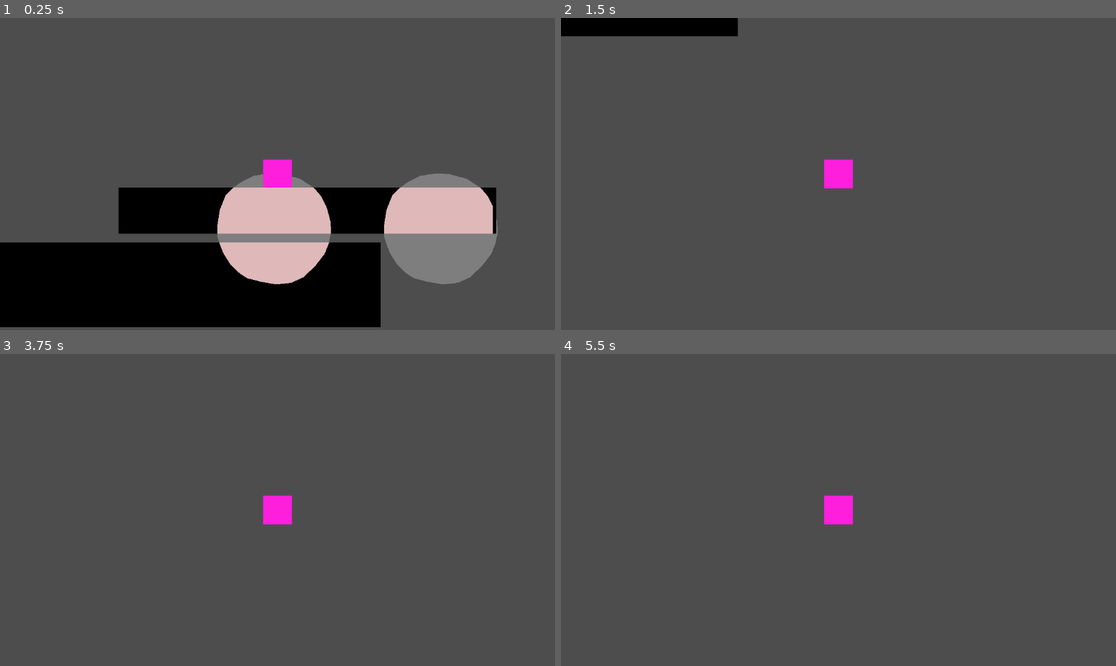
Above: before the commit, frames 1-4 (two rows, left to right).
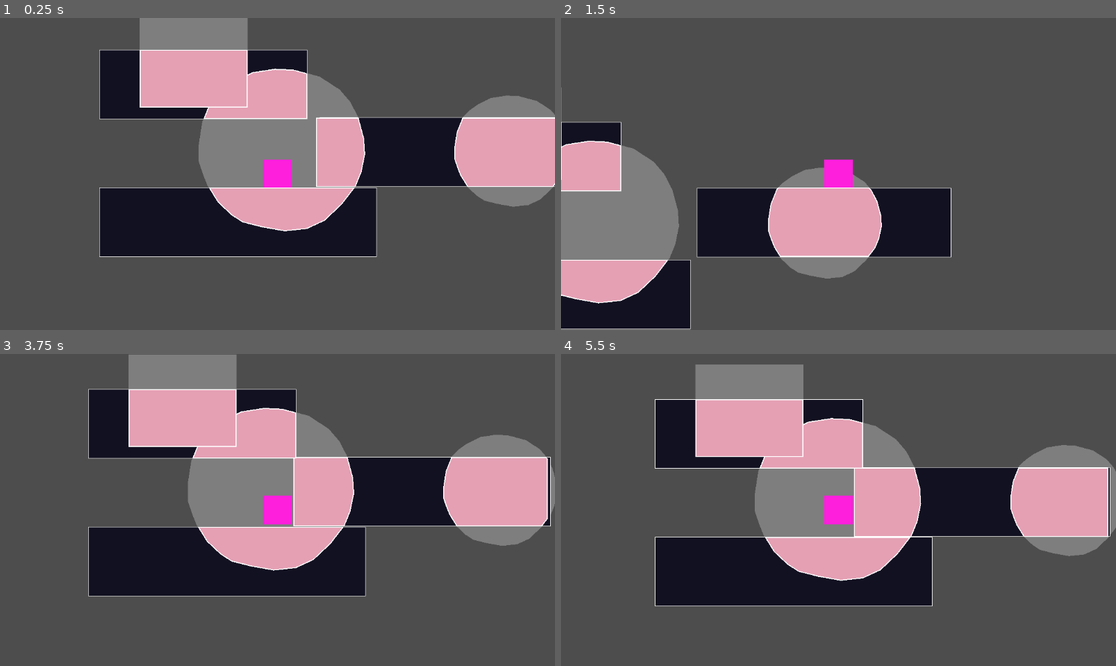
Above: after the commit, the same moments.

Repository: WeDoThingsHere/Godot-Jam-June-2025
Game: Godot game, scene res://scenes/platform_test.tscn
The game is run twice, just before and just after one commit, with the same random seed, the same clock (stepped at 60 frames per second) and the same inputs.
Inputs:
- Up to frame 1 (0.25 s): no input
- Up to frame 2 (1.5 s): tap Enter (ui_accept) at 0.5 s; hold D (move_right) from 0.53 s (still down); tap Space (jump) at 0.77 s
- Up to frame 3 (3.75 s): tap Space (jump) at 1.52, 3.02 s; release D (move_right) at 2.03 s; hold A (move_left) 2.03-2.78 s; hold D (move_right) from 2.78 s (still down); tap Enter (ui_accept) at 3.5 s
- Up to frame 4 (5.5 s): tap Space (jump) at 3.77, 4.52 s; release D (move_right) at 4.28 s; hold A (move_left) 4.28-5.03 s; tap Enter (ui_accept) at 5 s; hold D (move_right) from 5.03 s (still down)

The runs differ from the first frame. In frame 1, 57% of the frame differs, in the area x 0-100%, y 0-100%; in frame 2, 26%; in frame 3, 38%; in frame 4, 38%.

Commit message:
Added platform outlines and changed player movement numbers

Diff:
--- a/scenes/Player.tscn
+++ b/scenes/Player.tscn
@@ -10,6 +10,9 @@
 [node name="Player" type="CharacterBody2D"]
 scale = Vector2(2, 2)
 script = ExtResource("1_p0vlq")
+SPEED = 270.0
+JUMP_VELOCITY = -510.0
+GRAV_MULT = 1.45
 
 [node name="Sprite2D" type="Sprite2D" parent="."]
 modulate = Color(0.99435, 0.123384, 0.867163, 1)
--- /dev/null
+++ b/scenes/constant_platform.tscn
@@ -0,0 +1,3 @@
+[gd_scene format=3 uid="uid://cpfjtop5mqer0"]
+
+[node name="constant_platform" type="Node2D"]
--- /dev/null
+++ b/scenes/killzone.tscn
@@ -0,0 +1,11 @@
+[gd_scene load_steps=2 format=3 uid="uid://bytetusxvp5dp"]
+
+[ext_resource type="Script" uid="uid://ckj2memut2m5o" path="res://scripts/killzone.gd" id="1_xlapc"]
+
+[node name="Killzone" type="Area2D"]
+script = ExtResource("1_xlapc")
+
+[node name="Timer" type="Timer" parent="."]
+
+[connection signal="body_entered" from="." to="." method="_on_body_entered"]
+[connection signal="timeout" from="Timer" to="." method="_on_timer_timeout"]
--- a/scenes/platform_box.tscn
+++ b/scenes/platform_box.tscn
@@ -7,7 +7,9 @@
 
 [node name="PlatformArea" type="Area2D" parent="." groups=["platforms"]]
 
-[node name="Polygon2D" type="Polygon2D" parent="PlatformArea"]
-modulate = Color(0.374075, 0.435069, 0.983466, 1)
+[node name="Bounds" type="Polygon2D" parent="PlatformArea"]
 
 [node name="CollisionPolygon2D" type="CollisionPolygon2D" parent="PlatformArea"]
+
+[node name="Fill" type="Polygon2D" parent="PlatformArea"]
+modulate = Color(0.0717487, 0.0689955, 0.127999, 1)
--- a/scenes/platform_test.tscn
+++ b/scenes/platform_test.tscn
@@ -1,8 +1,9 @@
-[gd_scene load_steps=7 format=3 uid="uid://bm4ks8s3k6q5a"]
+[gd_scene load_steps=9 format=3 uid="uid://bm4ks8s3k6q5a"]
 
 [ext_resource type="PackedScene" uid="uid://xalf27q53dx2" path="res://scenes/platform_box.tscn" id="1_clysx"]
 [ext_resource type="PackedScene" uid="uid://cf358hob3lvvq" path="res://scenes/light.tscn" id="2_tthgi"]
 [ext_resource type="PackedScene" uid="uid://nhxnwxvg7tii" path="res://scenes/Player.tscn" id="3_6jvd8"]
+[ext_resource type="PackedScene" uid="uid://bytetusxvp5dp" path="res://scenes/killzone.tscn" id="4_fsjfv"]
 
 [sub_resource type="Animation" id="Animation_fsjfv"]
 length = 0.001
@@ -42,14 +43,16 @@
 &"platform_move": SubResource("Animation_6jvd8")
 }
 
+[sub_resource type="WorldBoundaryShape2D" id="WorldBoundaryShape2D_urr3w"]
+
 [node name="Platform Test" type="Node2D"]
 
-[node name="Light" parent="." instance=ExtResource("2_tthgi")]
-position = Vector2(198, -73)
+[node name="Light1" parent="." instance=ExtResource("2_tthgi")]
+position = Vector2(132, -74)
 
-[node name="Polygon2D" parent="Light/LitArea" index="1"]
+[node name="Polygon2D" parent="Light1/LitArea" index="1"]
 modulate = Color(1, 1, 1, 0.27451)
-polygon = PackedVector2Array(-114.916, -18.5103, -108.707, -34.0333, -101.768, -40.8946, -93.0751, -47.1038, -79.4148, -53.9339, -63.2708, -56.4176, -50.2315, -55.7967, -31.6039, -50.8293, -17.3226, -41.5155, -9.87163, -32.8226, -4.05266, -21.6014, -0.101332, -6.92506, 0.610497, 4.33969, -1.90847, 16.8822, -6.11785, 27.1895, -16, 40, -28.1323, 51.4618, -40.6454, 57.2432, -56.4507, 58.9366, -72.256, 56.1143, -86.2732, 52.5908, -94.1758, 47.5105, -103.772, 38.4789, -111.11, 26.625, -114.497, 18.1579, -117.4, 9.43119, -117.4, -2.36632)
+polygon = PackedVector2Array(-140.033, -27.8162, -130.946, -50.5354, -120.79, -60.5775, -108.067, -69.6652, -88.0742, -79.6616, -64.446, -83.2967, -45.3619, -82.388, -18.0988, -75.1178, 2.80305, -61.4862, 13.7082, -48.7634, 22.2247, -32.3402, 28.0078, -10.8602, 29.0497, 5.62675, 25.3629, 23.9838, 19.2022, 39.0694, 4.73879, 57.8186, -13.0179, 74.594, -31.3319, 83.0555, -54.4642, 85.534, -77.5966, 81.4033, -98.112, 76.2463, -109.678, 68.8109, -123.723, 55.5924, -134.463, 38.2432, -139.42, 25.8509, -143.669, 13.0786, -143.669, -4.18807)
 uv = PackedVector2Array(-128, -16, -120, -40, -112, -48, -104, -48, -88, -56, -64, -72, -56, -72, -40, -64, -32, -64, -24, -56, -16, -48, -16, -40, 0, -8, 0, 16, -8, 24, -16, 40, -24, 56, -40, 56, -48, 56, -64, 56, -72, 56, -88, 56, -104, 32, -112, 24, -120, 16, -120, 8, -120, 0)
 
 [node name="Light2" parent="." instance=ExtResource("2_tthgi")]
@@ -60,16 +63,33 @@
 polygon = PackedVector2Array(-114.916, -18.5103, -108.707, -34.0333, -101.768, -40.8946, -93.0751, -47.1038, -79.4148,  …(419 unchanged characters)…
 uv = PackedVector2Array(-128, -16, -120, -40, -112, -48, -104, -48, -88, -56, -64, -72, -56, -72, -40, -64, -32, -64, -24, -56, -16, -48, -16, -40, 0, -8, 0, 16, -8, 24, -16, 40, -24, 56, -40, 56, -48, 56, -64, 56, -72, 56, -88, 56, -104, 32, -112, 24, -120, 16, -120, 8, -120, 0)
 
+[node name="Light3" parent="." instance=ExtResource("2_tthgi")]
+position = Vector2(39, -173)
+
+[node name="Polygon2D" parent="Light3/LitArea" index="1"]
+modulate = Color(1, 1, 1, 0.27451)
+polygon = PackedVector2Array(-112, -40, -112, 56, 0, 56, 0, -40)
+uv = PackedVector2Array(-112, -40, -112, 56, 0, 56, 0, -40)
+
 [node name="PlatformBox" parent="." instance=ExtResource("1_clysx")]
-position = Vector2(-129, -91)
+position = Vector2(138, -51)
 
 [node name="PlatformArea" parent="PlatformBox" index="0"]
 position = Vector2(59, 57)
 
-[node name="Polygon2D" parent="PlatformBox/PlatformArea" index="0"]
-modulate = Color(0, 0, 0, 1)
-polygon = PackedVector2Array(-288, -24, 320, -24, 320, 64, -288, 64)
-uv = PackedVector2Array(-288, -24, 320, -24, 320, 64, -288, 64)
+[node name="Bounds" parent="PlatformBox/PlatformArea" index="0"]
+polygon = PackedVector2Array(-312, -40, -312, 32, -24, 32, -24, -40)
+uv = PackedVector2Array(-312, -40, -312, 32, 168, 32, 168, -40)
+
+[node name="PlatformBox3" parent="." instance=ExtResource("1_clysx")]
+position = Vector2(138, -194)
+
+[node name="PlatformArea" parent="PlatformBox3" index="0"]
+position = Vector2(59, 57)
+
+[node name="Bounds" parent="PlatformBox3/PlatformArea" index="0"]
+polygon = PackedVector2Array(-312, -40, -312, 32, -96, 32, -96, -40)
+uv = PackedVector2Array(-312, -40, -312, 32, 168, 32, 168, -40)
 
 [node name="PlatformBox2" parent="." instance=ExtResource("1_clysx")]
 position = Vector2(97, -147)
@@ -77,10 +97,9 @@
 [node name="PlatformArea" parent="PlatformBox2" index="0"]
 position = Vector2(59, 57)
 
-[node name="Polygon2D" parent="PlatformBox2/PlatformArea" index="0"]
-modulate = Color(0, 0, 0, 1)
-polygon = PackedVector2Array(-208, -24, 184, -24, 184, 24, -208, 24)
-uv = PackedVector2Array(-288, -24, 320, -24, 320, 64, -288, 64)
+[node name="Bounds" parent="PlatformBox2/PlatformArea" index="0"]
+polygon = PackedVector2Array(-72, -16, -72, 56, 192, 56, 192, -16)
+uv = PackedVector2Array(-152, -16, -152, 56, 216, 56, 216, -16)
 
 [node name="AnimationPlayer" type="AnimationPlayer" parent="PlatformBox2"]
 libraries = {
@@ -89,11 +108,23 @@
 autoplay = "platform_move"
 
 [node name="Player" parent="." instance=ExtResource("3_6jvd8")]
-position = Vector2(143, -152)
+position = Vector2(71, -73)
 
-[editable path="Light"]
-[editable path="Light/LitArea"]
+[node name="Camera2D" type="Camera2D" parent="Player"]
+zoom = Vector2(2, 2)
+
+[node name="Killzone" parent="." instance=ExtResource("4_fsjfv")]
+position = Vector2(145, 80)
+
+[node name="CollisionShape2D" type="CollisionShape2D" parent="Killzone"]
+shape = SubResource("WorldBoundaryShape2D_urr3w")
+
+[editable path="Light1"]
+[editable path="Light1/LitArea"]
 [editable path="Light2"]
 [editable path="Light2/LitArea"]
+[editable path="Light3"]
+[editable path="Light3/LitArea"]
 [editable path="PlatformBox"]
+[editable path="PlatformBox3"]
 [editable path="PlatformBox2"]
--- a/scenes/solid_platform.tscn
+++ b/scenes/solid_platform.tscn
@@ -10,6 +10,8 @@
 collision_mask = 2
 
 [node name="Polygon2D" type="Polygon2D" parent="StaticBody2D"]
-modulate = Color(0.874372, 0.719799, 0.727092, 1)
 
 [node name="CollisionPolygon2D" type="CollisionPolygon2D" parent="StaticBody2D"]
+
+[node name="Fill" type="Polygon2D" parent="StaticBody2D"]
+modulate = Color(0.898364, 0.628117, 0.707795, 1)
--- a/scripts/PlayerController.gd
+++ b/scripts/PlayerController.gd
@@ -1,14 +1,15 @@
 extends CharacterBody2D
 
 
-const SPEED = 300.0
-const JUMP_VELOCITY = -400.0
+@export var SPEED: float
+@export var JUMP_VELOCITY: float
+@export var GRAV_MULT: float
 
 
 func _physics_process(delta: float) -> void:
 	# Add the gravity.
 	if not is_on_floor():
-		velocity += get_gravity() * delta
+		velocity += get_gravity() * delta * GRAV_MULT
 
 	# Handle jump.
 	if Input.is_action_just_pressed("jump") and is_on_floor():
--- /dev/null
+++ b/scripts/killzone.gd
@@ -0,0 +1,11 @@
+extends Area2D
+
+@onready var timer: Timer = $Timer
+
+func _on_body_entered(body: Node2D) -> void:
+	body.get_node("CollisionShape2D").queue_free()
+	timer.start()
+
+
+func _on_timer_timeout() -> void:
+	get_tree().reload_current_scene()
--- a/scripts/light.gd
+++ b/scripts/light.gd
@@ -33,7 +33,7 @@
 	#print("lit global position")
 	#print(lit_area_collision.global_position)
 	for n in lit_polygon.size():
-		print(rotation)
+		#print(rotation)
 		lit_polygon[n] =  add_rotation(lit_polygon[n], rotation) + lit_area_collision.global_position
 	for platform in lit_platforms:
 		var platform_shape = lit_platforms[platform].duplicate()
--- a/scripts/platform_box.gd
+++ b/scripts/platform_box.gd
@@ -1,7 +1,8 @@
 extends Node2D
 
 @onready var collision_polygon: CollisionPolygon2D = $PlatformArea/CollisionPolygon2D
-@onready var visual_polygon: Polygon2D = $PlatformArea/Polygon2D
+@onready var visual_polygon: Polygon2D = $PlatformArea/Bounds
+@onready var fill: Polygon2D = $PlatformArea/Fill
 
 # Called when the node enters the scene tree for the first time.
 func _ready() -> void:
@@ -16,6 +17,7 @@
 func set_collision_shape() -> void:
 	#print("Platform Box vertices")
 	collision_polygon.polygon = visual_polygon.polygon
+	fill.polygon = Geometry2D.offset_polygon(visual_polygon.polygon, -0.5)[0]
 	#print("collision")
 	#var collision_vertices = ""
 	#for vertex in collision_polygon.polygon:
--- a/scripts/solid_platform.gd
+++ b/scripts/solid_platform.gd
@@ -12,6 +12,9 @@
 func set_polygon (polygon: PackedVector2Array) -> void:
 	$StaticBody2D/Polygon2D.polygon = polygon
 	$StaticBody2D/CollisionPolygon2D.polygon = polygon
+	var outline = Geometry2D.offset_polygon(polygon, -1)
+	if outline.size() > 0:
+		$StaticBody2D/Fill.polygon = outline[0]
 	#print("Solid Platform vertices!")
 	#print("Collision")
 	#print($StaticBody2D/CollisionPolygon2D.polygon)
--- /dev/null
+++ b/test_level.tscn
@@ -0,0 +1,19 @@
+[gd_scene load_steps=4 format=3 uid="uid://1vc1bw8cjbem"]
+
+[ext_resource type="PackedScene" uid="uid://bytetusxvp5dp" path="res://scenes/killzone.tscn" id="1_1c2mv"]
+[ext_resource type="PackedScene" uid="uid://nhxnwxvg7tii" path="res://scenes/Player.tscn" id="2_f7g2b"]
+
+[sub_resource type="WorldBoundaryShape2D" id="WorldBoundaryShape2D_4ptq8"]
+
+[node name="TestLevel" type="Node2D"]
+
+[node name="Camera2D" type="Camera2D" parent="."]
+
+[node name="Killzone" parent="." instance=ExtResource("1_1c2mv")]
+position = Vector2(0, 322)
+
+[node name="CollisionShape2D" type="CollisionShape2D" parent="Killzone"]
+shape = SubResource("WorldBoundaryShape2D_4ptq8")
+
+[node name="Player" parent="." instance=ExtResource("2_f7g2b")]
+position = Vector2(0, -1)
Not shown: 1 places in scenes/Player.tscn that only renumber resources
Not shown, added: scripts/killzone.gd.uid
